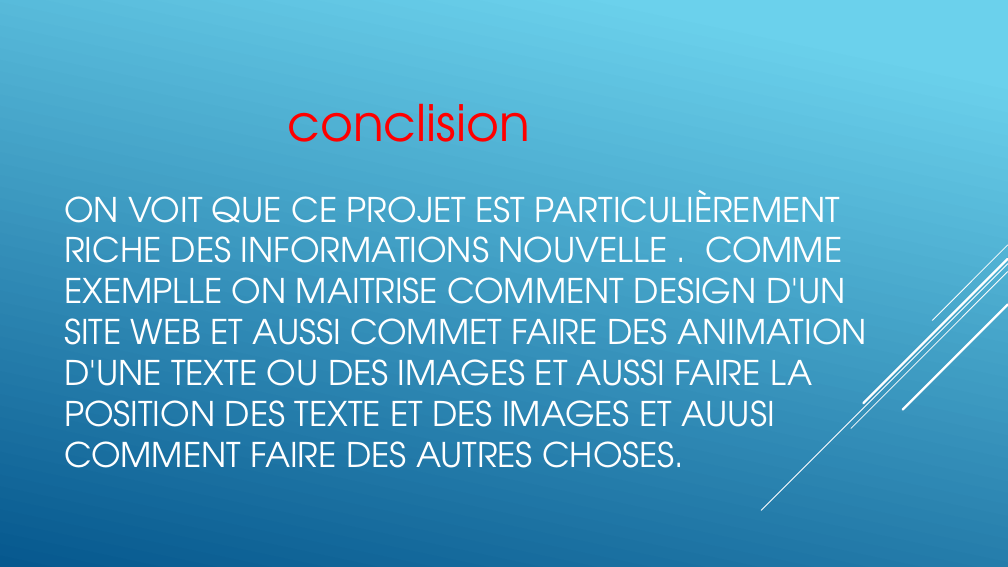
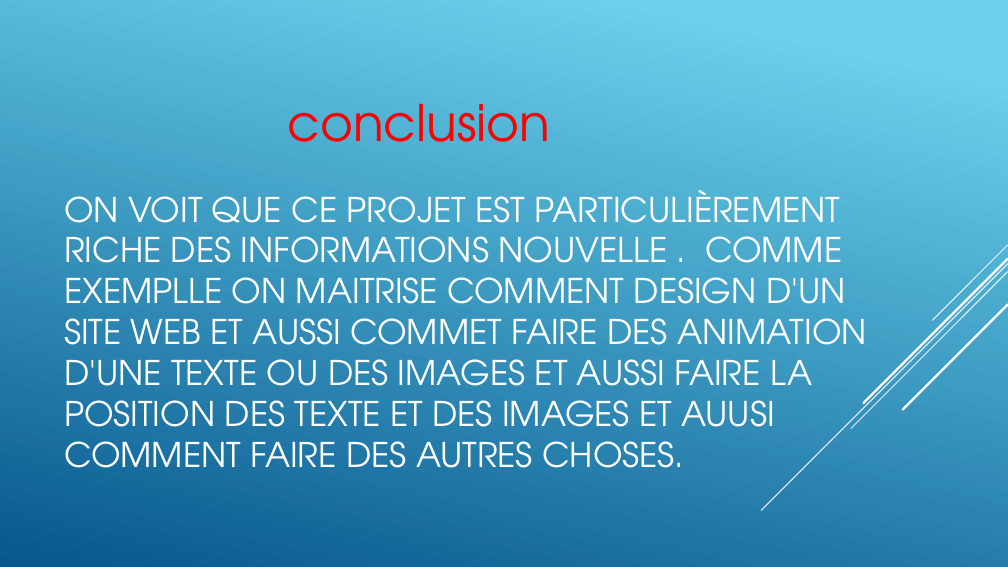
Before and after one commit to ech-mou/mon-sit-web, a slide deck: slide 8 of Cahier des charges.pptx. Drawn at 1008x567 pixels with LibreOffice and Linux fonts; fonts in the diff are those of the drawing. Boxes give left, top, right and bottom in pixels: in the first picture for what was removed or moved away, otherwise in the second. Text is boxed around its words. In the diff, an @@ line names an element or a change of style, - is before the commit and + after.

Commit message:
corrigé des photos d'orthographe

```diff
--- a/Cahier des charges.pptx
+++ b/Cahier des charges.pptx
@@ text at box(287, 103, 550, 142): text changed @@
-conclision
+conclusion
```
